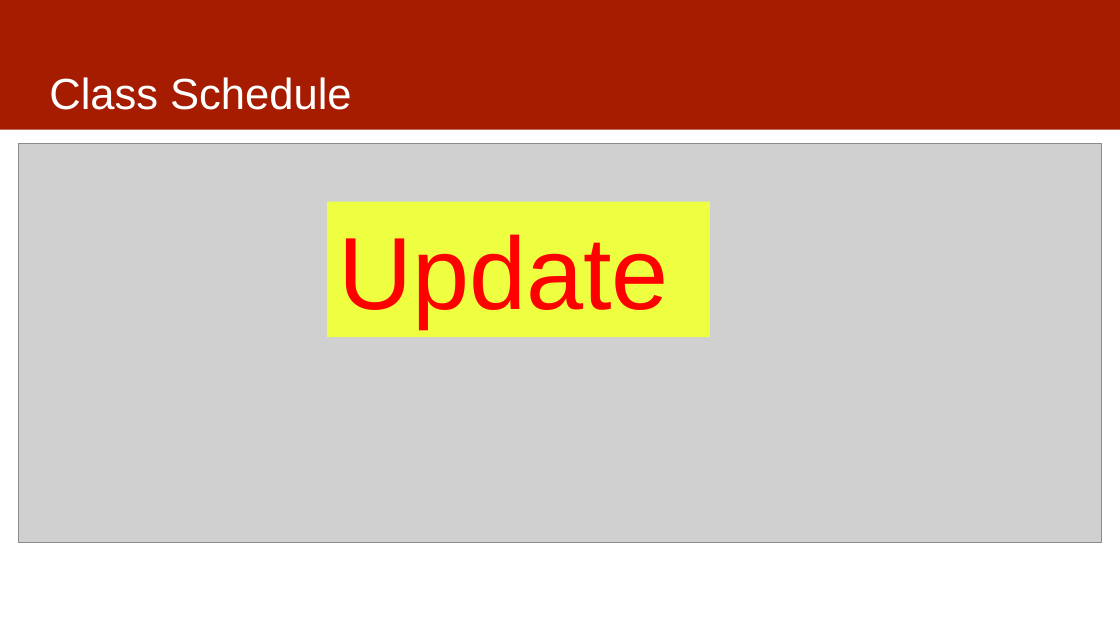
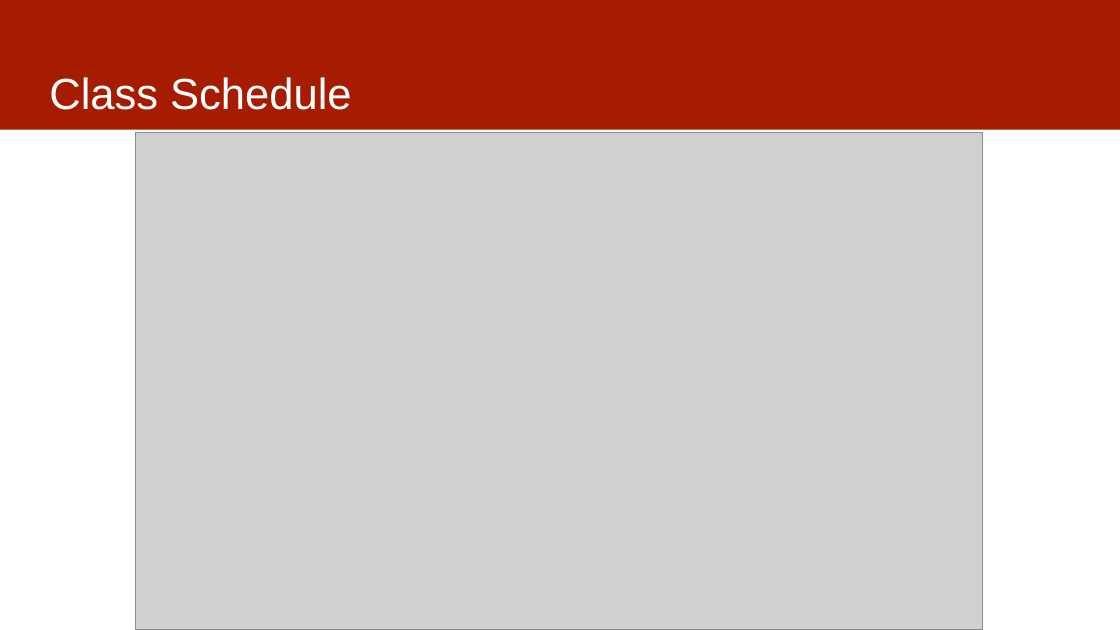
Before and after one commit to dssg/mlforpublicpolicylab, a slide deck: slide 9 of 01 - Intro and Scoping/ClassOverview.pptx. Drawn at 1120x630 pixels with LibreOffice and Linux fonts; fonts in the diff are those of the drawing; grey boxes stand for pictures. Boxes give left, top, right and bottom in pixels: in the first picture for what was removed or moved away, otherwise in the second. Text is boxed around its words. In the diff, an @@ line names an element or a change of style, - is before the commit and + after.

```diff
--- a/01 - Intro and Scoping/ClassOverview.pptx
+++ b/01 - Intro and Scoping/ClassOverview.pptx
@@ picture: place and size @@
-picture at (19,143,1102,542)
+picture at (136,132,982,629)
@@ rectangle removed at (327,202,710,337) @@
-Update
```
Also in this commit, not shown: 7 other slides changed, 1 slide removed.
